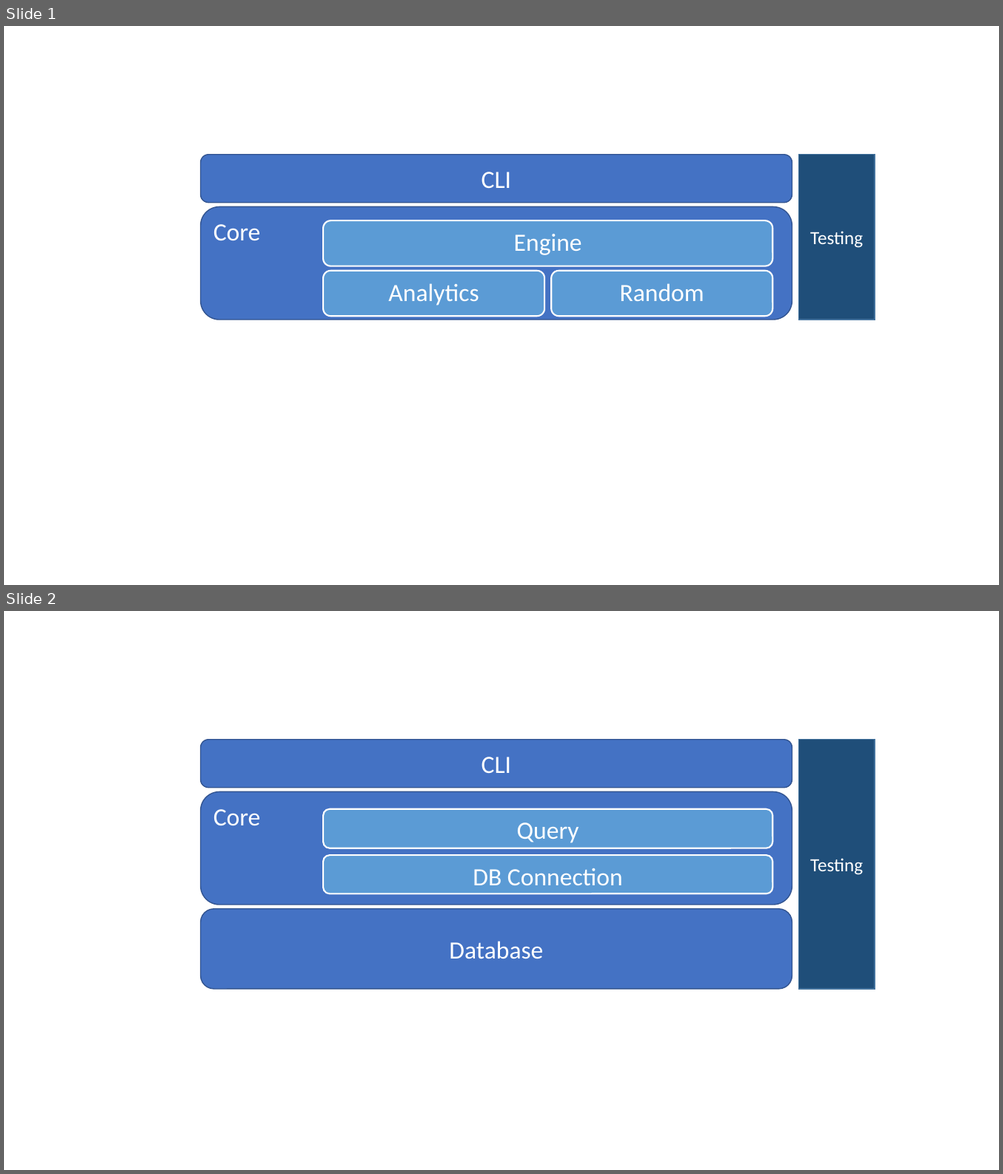
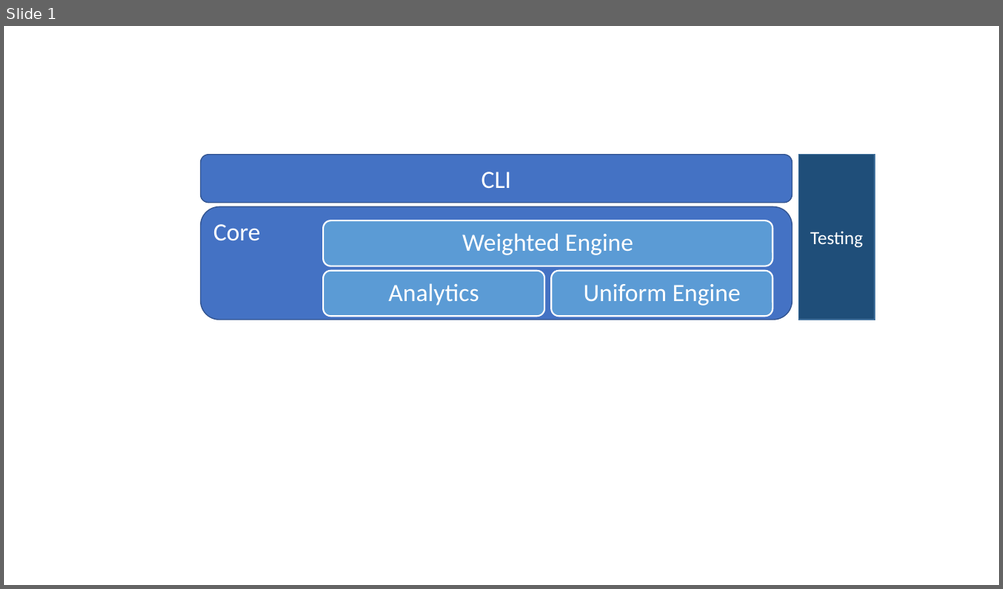
Before and after one commit to fadilmok/MAN-AHL, a slide deck: tex/paper/architecture.pptx. Shown one above the other, each under a label of ours: slides 1 and 2 before the commit, slide 1 after it. The pictures are 1003x1174 and 1003x589 pixels, drawn with LibreOffice and Linux fonts; fonts in the diff are those of the drawing. Boxes give left, top, right and bottom in pixels: in the first picture for what was removed or moved away, otherwise in the second. Text is boxed around its words. In the diff, an @@ line names an element or a change of style, - is before the commit and + after.

```diff
--- a/tex/paper/architecture.pptx
+++ b/tex/paper/architecture.pptx
@@ slide 2 removed at [4, 611, 999, 1170], background #FFFFFF @@
@@ rounded rectangle removed at [200, 739, 792, 787] @@
-CLI
@@ rectangle removed at [799, 739, 875, 989] @@
-Testing
@@ rounded rectangle removed at [200, 792, 792, 905] @@
-Core
@@ rounded rectangle removed at [324, 809, 772, 849] @@
-Query
@@ rounded rectangle removed at [324, 855, 772, 894] @@
-DB Connection
@@ rounded rectangle removed at [200, 909, 792, 989] @@
-Database
@@ slide 1 changed as well @@
@@ text in rounded rectangle at [462, 233, 633, 255]: text changed @@
-Engine
+Weighted Engine
@@ text in rounded rectangle at [583, 284, 740, 306]: text changed @@
-Random
+Uniform Engine
```
Also in this commit, not shown: 1 slide added, 1 other slide removed, 2 other files.
